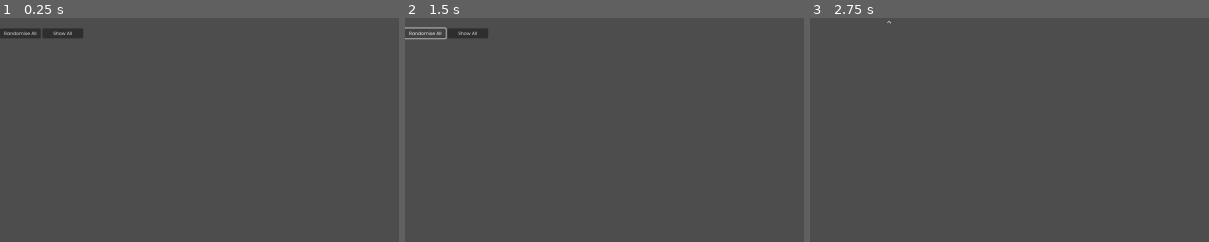
Above: before the commit, frames 1-3 (left to right).
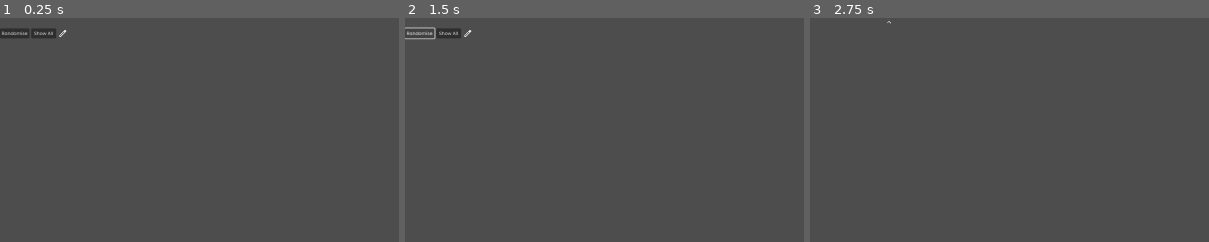
Above: after the commit, the same moments.

Repository: AnalyticalGoose/ProcTile
Game: Godot game, scene res://ui/parameters/seed/seeds.tscn
Two runs of this game, one before a commit and one after it. Both use one fixed random seed, a clock stepped at 60 frames per second and the inputs below. This scene is started directly instead of the project's main scene.
Inputs (mouse positions are % of the whole screen's width and height, from its top left):
- Up to frame 1 (0.25 s): no input
- Up to frame 2 (1.5 s): click (3, 3) at 0.5 s, where only the run before the commit has a clickable "Randomise All"; click (2, 3) at 1.25 s, where only the run after the commit has a clickable "Randomise"
- Up to frame 3 (2.75 s): click "Show All" at 2 s
The pictures show only the part of the screen within x 0-50%, y 0-50%; the shares and areas given below are measured in that part.

The runs differ from the first frame. In frame 1, 0.4% of the frame differs, in the area x 0-21%, y 4-9%; in frame 2, 0.5%, in the area x 0-21%, y 4-10%; in frame 3, nothing differs.
Error before the commit: Invalid access to property or key 'seeds_array' on a base object of type 'Nil'. (res://ui/parameters/seed/seeds.gd:85)
Error after the commit: Invalid access to property or key 'seeds_array' on a base object of type 'Nil'. (res://ui/parameters/seed/seeds.gd:101)

Commit message:
Update Seed UI and logic
Improve UI design for ParamSeed and add logic to better handle UI changes for single / multiple seeds

Diff:
--- a/materials/brick_wall/brick_wall_data.cfg
+++ b/materials/brick_wall/brick_wall_data.cfg
@@ -24,7 +24,7 @@
 				],
 				1, 1, 2, 13, 14
 			],
-			[5, "Brick Colour Seed",
+			[5, "Colour Distribution Seed",
 				[0.064537466],
 				[0],
 				0, 0
--- a/ui/parameters/seed/seeds.gd
+++ b/ui/parameters/seed/seeds.gd
@@ -1,9 +1,16 @@
 class_name ParamSeeds
 extends VBoxContainer
+## Seeds class for a compute shader parameter
+##
+## Handles rng, instancing children for individual seeds and refreshing the
+## shader with new buffer data
 
 @export var seed_single_scene : PackedScene
 @export var label : Label
 @export var hide_btn : TextureButton
+@export var randomise_btn : Button
+@export var show_all_btn : Button
+@export var edit_btn : TextureButton
 @export var buttons_container : HBoxContainer
 @export var spacer : MarginContainer
 
@@ -25,29 +32,29 @@
 	dependant_stage = data[4]
 	buffer_index = data[5]
 
-	if seed_values.size() == 1:
-		_create_seed_controls()
-		buttons_container.queue_free()
+	if seed_values.size() > 1:
+		randomise_btn.set_text("Randomise All")
+		edit_btn.queue_free()
+	else:
+		show_all_btn.queue_free()
 
 
 func _on_show_all_btn_pressed() -> void:
 	hide_btn.show()
 	buttons_container.hide()
-
-	if _single_seeds_created:
-		for i : int in _seed_nodes.size():
-			_seed_nodes[i].show()
-	else:
-		_create_seed_controls()
-		_single_seeds_created = true
+	_show_seed_controls()
 
 
-func _on_hide_button_pressed() -> void:
+func _on_show_hide_button_pressed() -> void:
 	hide_btn.hide()
-	buttons_container.show()
 
-	for i : int in _seed_nodes.size():
-		_seed_nodes[i].hide()
+	if buttons_container.visible:
+		buttons_container.hide()
+		_show_seed_controls()
+	else:
+		buttons_container.show()
+		for i : int in _seed_nodes.size():
+			_seed_nodes[i].hide()
 
 
 func _create_seed_controls() -> void:
@@ -61,7 +68,16 @@
 		move_child(spacer, -1) # move spacer to the bottom
 
 
-func _on_randomise_all_btn_pressed() -> void:
+func _show_seed_controls() -> void:
+	if _single_seeds_created:
+		for i : int in _seed_nodes.size():
+			_seed_nodes[i].show()
+	else:
+		_create_seed_controls()
+		_single_seeds_created = true
+
+
+func _on_randomise_btn_pressed() -> void:
 	for i : int in seed_values.size():
 		var random_float : float = snappedf(_rng.randf(), 0.000000001)
 		seed_values[i] = random_float
--- a/ui/parameters/seed/seeds.tscn
+++ b/ui/parameters/seed/seeds.tscn
@@ -1,10 +1,11 @@
-[gd_scene load_steps=4 format=3 uid="uid://bsldnikana6eg"]
+[gd_scene load_steps=5 format=3 uid="uid://bsldnikana6eg"]
 
 [ext_resource type="Script" path="res://ui/parameters/seed/seeds.gd" id="1_dpp8o"]
 [ext_resource type="PackedScene" uid="uid://mapw8rs5g7b8" path="res://ui/parameters/seed/seed_line.tscn" id="2_b56yj"]
 [ext_resource type="Texture2D" uid="uid://cxq0kdddlm40n" path="res://ui/icons/icon_hide.png" id="3_5om1e"]
+[ext_resource type="Texture2D" uid="uid://dkoes2spljt5l" path="res://ui/icons/icon_edit.png" id="5_82886"]
 
-[node name="Seeds" type="VBoxContainer" node_paths=PackedStringArray("label", "hide_btn", "buttons_container", "spacer")]
+[node name="Seeds" type="VBoxContainer" node_paths=PackedStringArray("label", "hide_btn", "randomise_btn", "show_all_btn", "edit_btn", "buttons_container", "spacer")]
 custom_minimum_size = Vector2(200, 0)
 offset_right = 40.0
 offset_bottom = 40.0
@@ -12,7 +13,10 @@
 script = ExtResource("1_dpp8o")
 seed_single_scene = ExtResource("2_b56yj")
 label = NodePath("Heading/Label")
-hide_btn = NodePath("Heading/HideButton")
+hide_btn = NodePath("Heading/ShowHideButton")
+randomise_btn = NodePath("ButtonsContainer/RandomiseBtn")
+show_all_btn = NodePath("ButtonsContainer/ShowAllBtn")
+edit_btn = NodePath("ButtonsContainer/EditBtn")
 buttons_container = NodePath("ButtonsContainer")
 spacer = NodePath("Spacer")
 
@@ -25,7 +29,7 @@
 layout_mode = 2
 size_flags_horizontal = 3
 
-[node name="HideButton" type="TextureButton" parent="Heading"]
+[node name="ShowHideButton" type="TextureButton" parent="Heading"]
 visible = false
 custom_minimum_size = Vector2(20, 20)
 layout_mode = 2
@@ -37,11 +41,11 @@
 [node name="ButtonsContainer" type="HBoxContainer" parent="."]
 layout_mode = 2
 
-[node name="RandomiseAllBtn" type="Button" parent="ButtonsContainer"]
+[node name="RandomiseBtn" type="Button" parent="ButtonsContainer"]
 layout_mode = 2
 size_flags_horizontal = 3
 theme_override_font_sizes/font_size = 11
-text = "Randomise All"
+text = "Randomise"
 
 [node name="ShowAllBtn" type="Button" parent="ButtonsContainer"]
 layout_mode = 2
@@ -49,10 +53,19 @@
 theme_override_font_sizes/font_size = 11
 text = "Show All"
 
+[node name="EditBtn" type="TextureButton" parent="ButtonsContainer"]
+custom_minimum_size = Vector2(16, 16)
+layout_mode = 2
+size_flags_horizontal = 3
+texture_normal = ExtResource("5_82886")
+ignore_texture_size = true
+stretch_mode = 4
+
 [node name="Spacer" type="MarginContainer" parent="."]
 layout_mode = 2
 theme_override_constants/margin_bottom = 10
 
-[connection signal="pressed" from="Heading/HideButton" to="." method="_on_hide_button_pressed"]
-[connection signal="pressed" from="ButtonsContainer/RandomiseAllBtn" to="." method="_on_randomise_all_btn_pressed"]
+[connection signal="pressed" from="Heading/ShowHideButton" to="." method="_on_show_hide_button_pressed"]
+[connection signal="pressed" from="ButtonsContainer/RandomiseBtn" to="." method="_on_randomise_btn_pressed"]
 [connection signal="pressed" from="ButtonsContainer/ShowAllBtn" to="." method="_on_show_all_btn_pressed"]
+[connection signal="pressed" from="ButtonsContainer/EditBtn" to="." method="_on_show_all_btn_pressed"]
